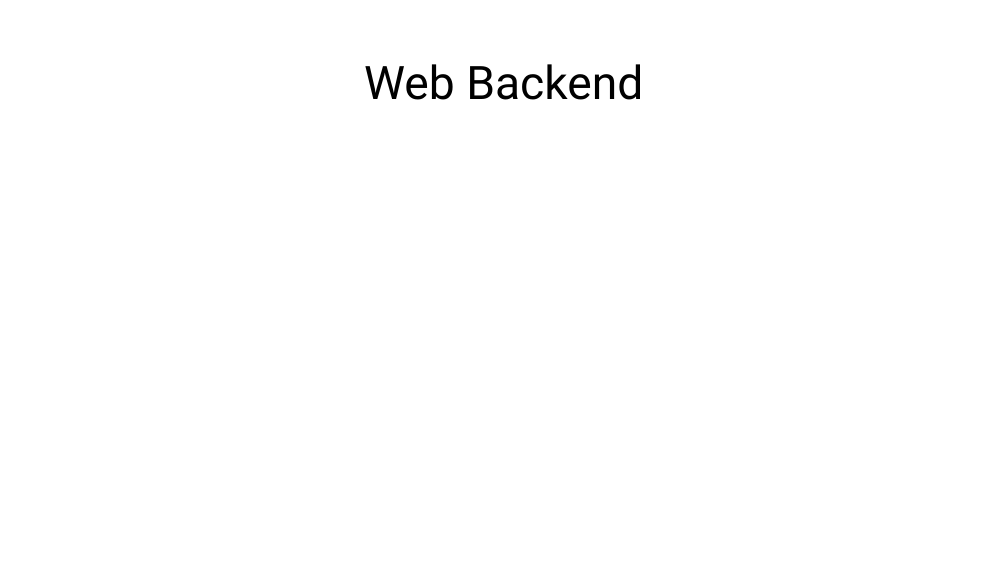
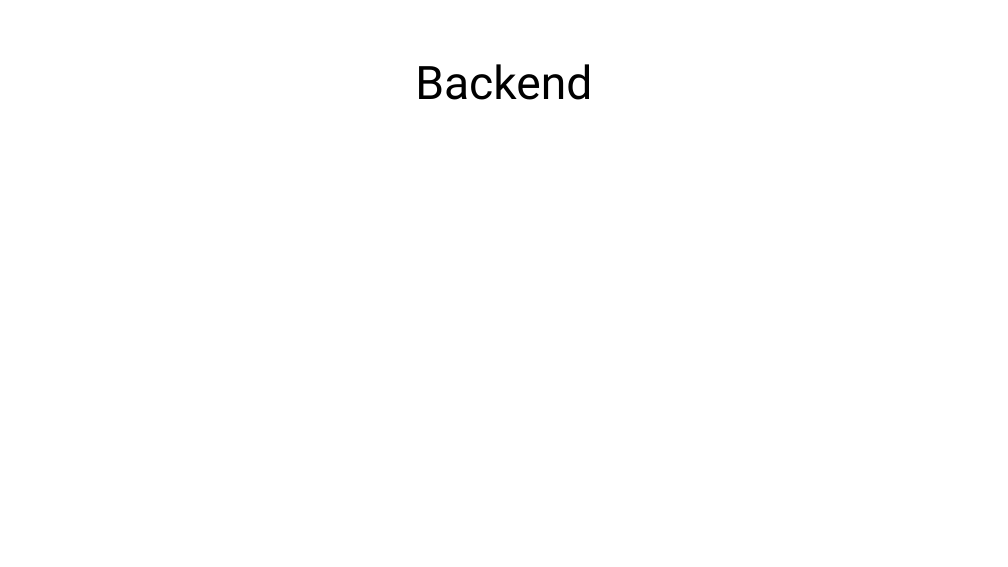
Before and after one commit to giuliobosco/domotics, a slide deck: slide 7 of presentation/domotics presentation.pptx. Drawn at 1008x567 pixels with LibreOffice and Linux fonts; fonts in the diff are those of the drawing. Boxes give left, top, right and bottom in pixels: in the first picture for what was removed or moved away, otherwise in the second. Text is boxed around its words. In the diff, an @@ line names an element or a change of style, - is before the commit and + after.

```diff
--- a/presentation/domotics presentation.pptx
+++ b/presentation/domotics presentation.pptx
@@ title at bbox=[415, 64, 592, 100]: text changed @@
-Web Backend
+Backend
```
Also in this commit, not shown: 4 other slides changed.
